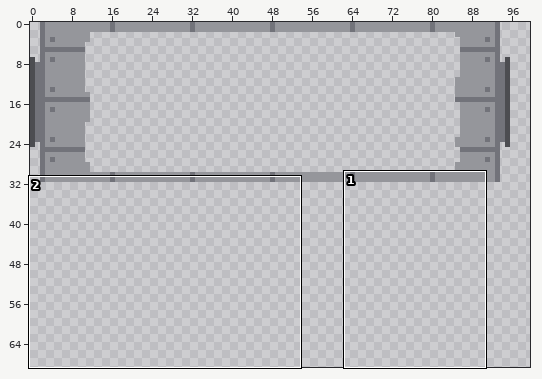
Sprite sheet: android/assets/img/station.png. The first picture is a wide view before the edit; the outline marks the close-up.
Close-up. The starting point:
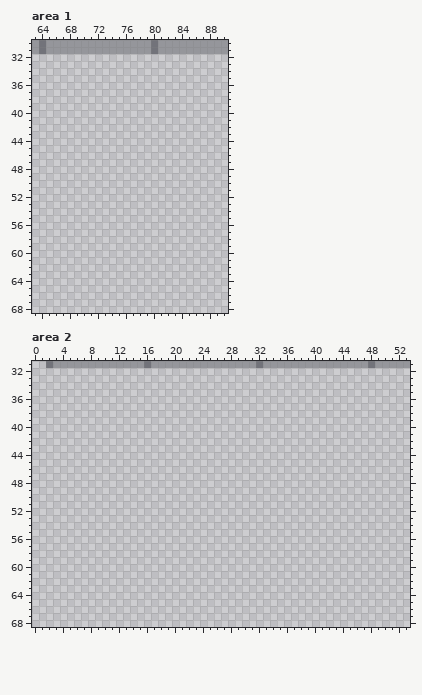
The file is 256x256 pixels. Shown: area 1: x 63..90, y 30..68; area 2: x 0..53, y 31..68. The wide view leaves out empty margins.
Once edited:
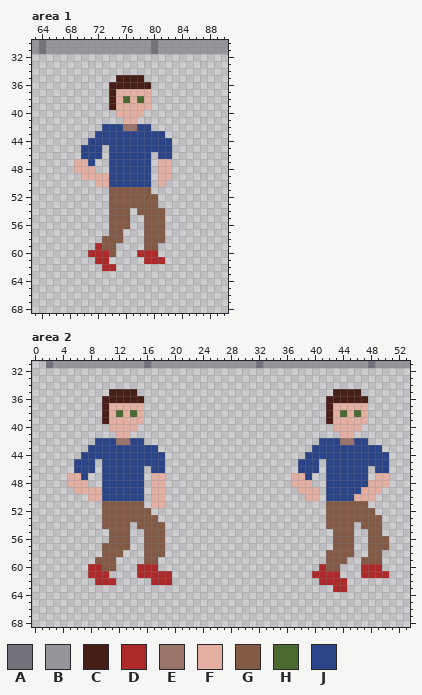
Palette (. is transparent): A #72737a  B #95969b  C #461e17  D #ac2a2a  E #9a746b  F #e4afa3  G #825a46  H #4b692f  J #2b4488
Diff:
Area 1:
y 35: x 75..78 .... -> CCCC
y 36: x 74..79 ...... -> CCCCCC
y 37: x 74..79 ...... -> CFFFFF
y 38: x 74..79 ...... -> CFHFHF
y 39: x 74..79 ...... -> CFFFFF
y 40: x 75..78 .... -> FFFF
y 41: x 76..77 .. -> FF
y 42: x 73..79 ....... -> JJJEEJJ
y 43: x 72..81 .......... -> JJJJJJJJJJ
y 44: x 71..82 ............ -> JJJJJJJJJJJJ
y 45: x 70..72 ... -> JJJ; x 74..82 ......... -> JJJJJJJJJ
y 46: x 70..72 ... -> JJJ; x 74..79 ...... -> JJJJJJ; x 81..82 .. -> JJ
y 47: x 69..71 ... -> FFJ; x 74..79 ...... -> JJJJJJ; x 81..82 .. -> FF
y 48: x 69..71 ... -> FFF; x 74..79 ...... -> JJJJJJ; x 81..82 .. -> FF
y 49: x 70..79 .......... -> FFFFJJJJJJ; x 81..82 .. -> FF
y 50: x 72..79 ........ -> FFJJJJJJ; x 81 . -> F
y 51: x 74..79 ...... -> GGGGGG
y 52..53: x 74..80 ....... -> GGGGGGG
y 54: x 74..76 ... -> GGG; x 78..81 .... -> GGGG
y 55..56: x 74..76 ... -> GGG; x 79..81 ... -> GGG
y 57: x 74..75 .. -> GG; x 79..81 ... -> GGG
y 58: x 73..75 ... -> GGG; x 79..81 ... -> GGG
y 59: x 72..74 ... -> DGG; x 79..80 .. -> GG
y 60: x 71..74 .... -> DDDG; x 78..80 ... -> DDD
y 61: x 72..73 .. -> DD; x 79..81 ... -> DDD
y 62: x 73..74 .. -> DD
Area 2:
y 35: x 11..14 .... -> CCCC; x 43..46 .... -> CCCC
y 36: x 10..15 ...... -> CCCCCC; x 42..47 ...... -> CCCCCC
y 37: x 10..15 ...... -> CFFFFF; x 42..47 ...... -> CFFFFF
y 38: x 10..15 ...... -> CFHFHF; x 42..47 ...... -> CFHFHF
y 39: x 10..15 ...... -> CFFFFF; x 42..47 ...... -> CFFFFF
y 40: x 11..14 .... -> FFFF; x 43..46 .... -> FFFF
y 41: x 12..13 .. -> FF; x 44..45 .. -> FF
y 42: x 9..15 ....... -> JJJEEJJ; x 41..47 ....... -> JJJEEJJ
y 43: x 8..17 .......... -> JJJJJJJJJJ; x 40..49 .......... -> JJJJJJJJJJ
y 44: x 7..18 ............ -> JJJJJJJJJJJJ; x 39..50 ............ -> JJJJJJJJJJJJ
y 45: x 6..8 ... -> JJJ; x 10..18 ......... -> JJJJJJJJJ; x 38..40 ... -> JJJ; x 42..50 ......... -> JJJJJJJJJ
y 46: x 6..8 ... -> JJJ; x 10..15 ...... -> JJJJJJ; x 17..18 .. -> JJ; x 38..40 ... -> JJJ; x 42..47 ...... -> JJJJJJ; x 49..50 .. -> JJ
y 47: x 5..7 ... -> FFJ; x 10..15 ...... -> JJJJJJ; x 17..18 .. -> FF; x 37..39 ... -> FFJ; x 42..47 ...... -> JJJJJJ; x 49..50 .. -> FF
y 48: x 5..7 ... -> FFF; x 10..15 ...... -> JJJJJJ; x 17..18 .. -> FF; x 37..39 ... -> FFF; x 42..50 ......... -> JJJJJJFFF
y 49: x 6..15 .......... -> FFFFJJJJJJ; x 17..18 .. -> FF; x 38..40 ... -> FFF; x 42..49 ........ -> JJJJJFFF
y 50: x 8..15 ........ -> FFJJJJJJ; x 17..18 .. -> FF; x 39..40 .. -> FF; x 42..48 ....... -> JJJJFFF
y 51: x 10..15 ...... -> GGGGGG; x 17..18 .. -> FF; x 42..47 ...... -> GGGGGG
y 52: x 10..16 ....... -> GGGGGGG; x 42..48 ....... -> GGGGGGG
y 53: x 10..17 ........ -> GGGGGGGG; x 42..49 ........ -> GGGGGGGG
y 54: x 10..13 .... -> GGGG; x 15..18 .... -> GGGG; x 42..45 .... -> GGGG; x 47..49 ... -> GGG
y 55: x 11..13 ... -> GGG; x 16..18 ... -> GGG; x 43..45 ... -> GGG; x 48..49 .. -> GG
y 56: x 11..13 ... -> GGG; x 16..18 ... -> GGG; x 43..45 ... -> GGG; x 48..50 ... -> GGG
y 57: x 10..13 .... -> GGGG; x 16..18 ... -> GGG; x 43..45 ... -> GGG; x 48..50 ... -> GGG
y 58: x 10..12 ... -> GGG; x 16..18 ... -> GGG; x 42..45 .... -> GGGG; x 48..49 .. -> GG
y 59: x 9..11 ... -> GGG; x 16..17 .. -> GG; x 42..44 ... -> GGG; x 47..49 ... -> GGG
y 60: x 8..11 .... -> DDGG; x 15..17 ... -> DDD; x 41..43 ... -> DGG; x 47..49 ... -> DDD
y 61: x 8..10 ... -> DDD; x 15..19 ..... -> DDDDD; x 40..43 .... -> DDDD; x 47..50 .... -> DDDD
y 62: x 9..11 ... -> DDD; x 17..19 ... -> DDD; x 41..44 .... -> DDDD
y 63: x 43..44 .. -> DD
